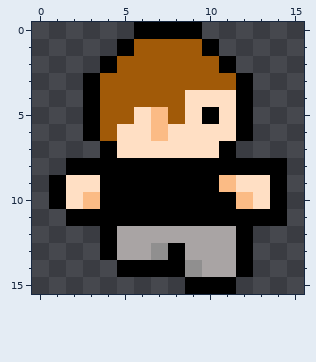
Two versions of one pixel-art sprite, src/res/player/boy_right_1.png. Above: the version before the commit.
The file is 16x16 pixels.
The same view after the edit:
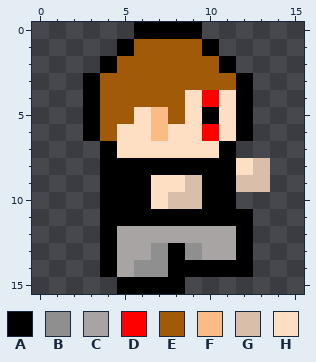
Palette (. is transparent): A #000000  B #908f8f  C #a9a4a4  D #ff0000  E #a15a08  F #fbbb85  G #d9bfa9  H #ffdfc4
Difference:
Colour A is added in row 14 at x 4; in row 15 at x 5 to 8.
Colour A replaces colour B in row 14 at x 9.
Colour A replaces colour C in row 14 at x 10 to 11.
Colour A replaces colour F in row 9 at x 11.
Colour B replaces colour A in row 14 at x 6 to 7.
Colour B replaces colour C in row 13 at x 9.
Colour C replaces colour A in row 14 at x 5.
Colour D replaces colour H in row 4 at x 10; in row 6 at x 10.
Colour G replaces colour A in row 8 at x 13; in row 9 at x 9; in row 10 at x 8 to 9.
Colour G replaces colour H in row 9 at x 12 to 13.
Colour H replaces colour A in row 8 at x 12; in row 9 at x 7 to 8; in row 10 at x 7.
Colour A is removed in row 8 at x 2 to 3 and 14; in rows 9 to 10 at x 1 and 14; in row 11 at x 2 to 3 and 13 to 14; in row 15 at x 9 to 11.
Colour F is removed in row 10 at x 3 and 12.
Colour H is removed in row 9 at x 2 to 3; in row 10 at x 2 and 13.
Boxes around the changes in both pictures, in picture pixels (x1, y1, x2, y2):
changed: (49, 90, 287, 294)
